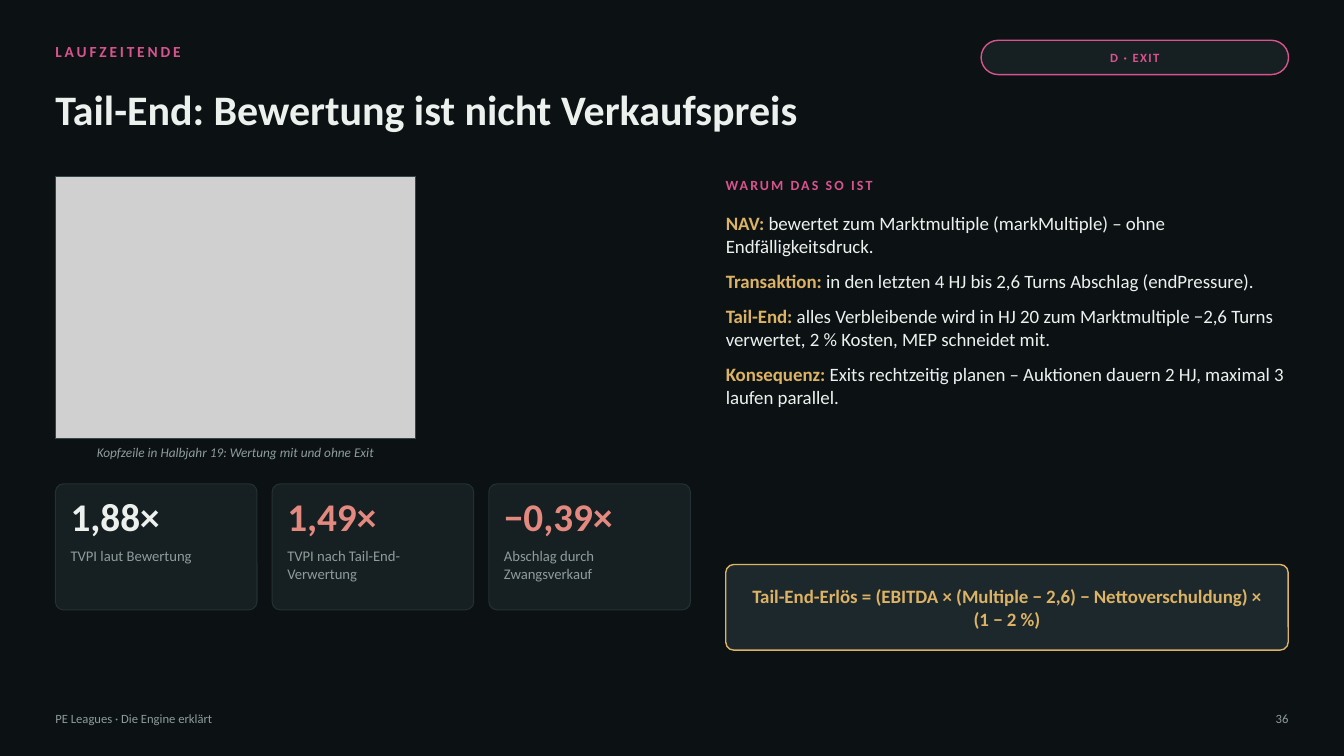
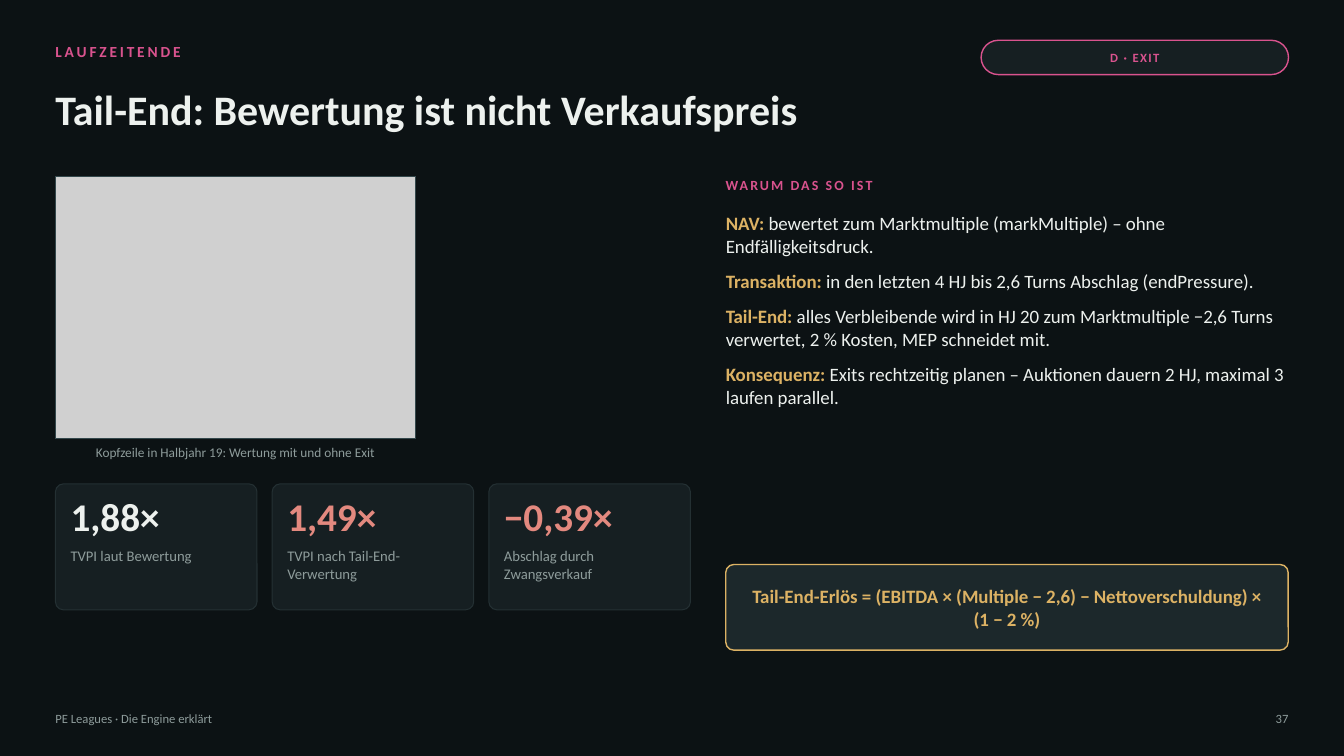
Before and after one commit to thematicum-dev/pe-leagues, a slide deck: slide 37 of docs/lehrmaterial/PE-Leagues_Engine-erklaert.pptx (slide 36 before the commit). Drawn at 1344x756 pixels with LibreOffice and Linux fonts; fonts in the diff are those of the drawing; grey boxes stand for pictures. Boxes give left, top, right and bottom in pixels: in the first picture for what was removed or moved away, otherwise in the second. Text is boxed around its words. In the diff, an @@ line names an element or a change of style, - is before the commit and + after.

```diff
--- a/docs/lehrmaterial/PE-Leagues_Engine-erklaert.pptx
+++ b/docs/lehrmaterial/PE-Leagues_Engine-erklaert.pptx
@@ text "Kopfzeile in Halbjahr 19: Wertung ..." at bbox=[96, 448, 375, 459]: italic off @@
@@ text at bbox=[1276, 715, 1289, 723]: text changed @@
-36
+37
```
Also in this commit, not shown: 38 other slides changed, 2 slides added, 1 slide removed, 1 other file.
